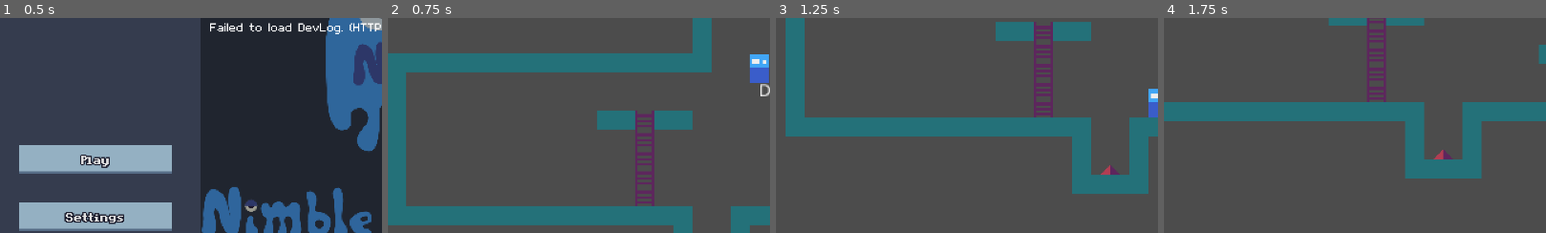
Above: before the commit, frames 1-4 (left to right).
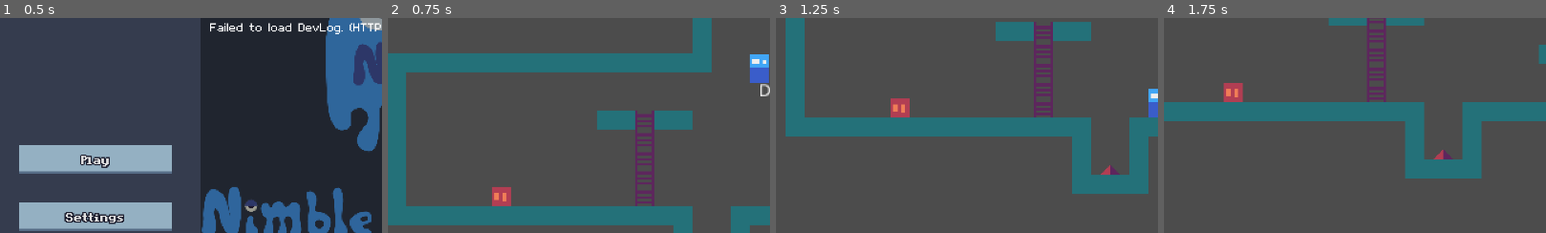
Above: after the commit, the same moments.

Repository: NimbleBeasts/NbGameOff2021
Game: Godot game, scene res://Src/GameManager.tscn
Same seed, same stepped clock (60 frames per second), same inputs: the game is played once before the commit and once after it.
Inputs:
- Up to frame 1 (0.5 s): no input
- Up to frame 2 (0.75 s): click "Play" at 0.5 s
- Up to frame 3 (1.25 s): no input
- Up to frame 4 (1.75 s): tap Enter at 1.25 s; hold Right (ui_right) from 1.28 s (still down); tap 0 at 1.35 s; tap Up (ui_up) at 1.52 s
The pictures show only the part of the screen within x 0-50%, y 30-80%; the shares and areas given below are measured in that part.

Frame 1 is identical in both runs. In frame 2, 0.4% of the frame differs, in the area x 27-33%, y 78-88%; in frame 3, 0.4%; in frame 4, 0.5%, in the area x 15-21%, y 30-40%.

Commit message:
adding enemy

Diff:
--- a/Src/Levels/Level0.tscn
+++ b/Src/Levels/Level0.tscn
@@ -1,10 +1,11 @@
-[gd_scene load_steps=6 format=2]
+[gd_scene load_steps=7 format=2]
 
 [ext_resource path="res://Src/Levels/Level0.gd" type="Script" id=1]
 [ext_resource path="res://Assets/Tileset/Tileset.tres" type="TileSet" id=2]
 [ext_resource path="res://Src/Objects/Ladder.tscn" type="PackedScene" id=3]
 [ext_resource path="res://Src/Player/PlayerSpawn.tscn" type="PackedScene" id=4]
 [ext_resource path="res://Src/Objects/Spike.tscn" type="PackedScene" id=5]
+[ext_resource path="res://Src/Enemies/Enemy.tscn" type="PackedScene" id=6]
 
 [node name="Level0" type="Node2D"]
 script = ExtResource( 1 )
@@ -34,6 +35,9 @@
 
 [node name="Spike" parent="Objects" instance=ExtResource( 5 )]
 position = Vector2( 16, 288 )
+
+[node name="Enemy" parent="Objects" instance=ExtResource( 6 )]
+position = Vector2( -160, 240 )
 
 [node name="PlayerSpawn" parent="." instance=ExtResource( 4 )]
 position = Vector2( 56, 128 )
